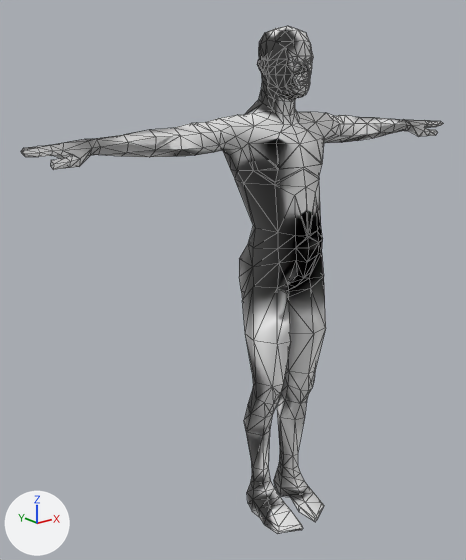
Before and after pictures for a commit that changed the OBJ model models/human_male.obj.
Rendered twice from a camera (50 mm lens) standing at (-14.75, -15.83, 15.8) and looking at (-1.34, 0.93, 9.1). The lights are fixed; the arrows at lower left show +X, +Y and +Z. Mesh edges are drawn as thin lines. Where no turn or scale is listed for an object, it has been applied to the vertices.

Names of what the first picture shows: 'human_male'.
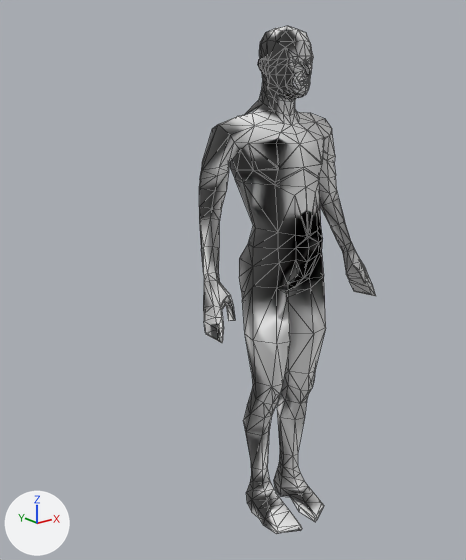
Commit message: Fixed human male

Location of each change, [x1, y1, x2, y2] in pixels of the pictures (466 x 560 px; the box of a moved part takes in the faces that stretch with it):
```json
{"object": "human_male", "change": "reshaped", "before": [21, 26, 444, 533], "after": [199, 26, 376, 534], "on screen": "58% narrower"}
{"part": 1, "of": "me_human_male", "change": "moved or reshaped", "before": [21, 57, 444, 182], "after": [199, 57, 376, 343]}
{"part": 2, "of": "me_human_male", "change": "built on", "before": [288, 260, 307, 290], "after": [288, 260, 307, 290]}
```

Edits to the scene script, one JSON object a line:
```json
{"block": "me_human_male", "where": "# used by ob_human_male; location = (0.0, 0.0, 0.0)"}
{"op": "remove", "block": "me_human_male", "code": "me_human_male.from_pydata(...)  # 712 vertices, 1420 faces; spans x -8.8..8.8, y -1.9..1.3, z 0.0..17.3"}
{"op": "add", "block": "me_human_male", "code": "me_human_male.from_pydata(...)  # 713 vertices, 1422 faces; spans x -3.7..3.7, y -1.9..1.3, z 0.0..17.3"}
{"block": "me_human_male", "change": "me_human_male part 1"}
{"block": "me_human_male", "change": "91 vertices are removed from x -8.8..8.8, y -0.9..0.8, z 13.1..16.3"}
{"block": "me_human_male", "change": "226 faces are deleted"}
{"block": "me_human_male", "change": "4 vertices in x -2.2..2.2, y 0.0..0.8, z 13.7..14.4 move by (0.0, 0.1, -0.1)"}
{"block": "me_human_male", "change": "4 vertices in x -2.4..2.4, y -0.2..0.3, z 14.1..14.6 move by (0.0, 0.1, -0.2)"}
{"block": "me_human_male", "change": "85 vertices move from x -6.8..6.8, y -0.8..0.9, z 13.6..16.2 to x -3.3..3.3, y -0.8..1.1, z 9.6..16.2"}
{"block": "me_human_male", "change": "89 vertices are added at x -3.7..3.7, y -1.4..0.9, z 8.0..16.3"}
{"block": "me_human_male", "change": "222 new faces join them"}
{"block": "me_human_male", "change": "me_human_male part 2"}
{"block": "me_human_male", "change": "9 faces are deleted"}
{"block": "me_human_male", "change": "3 vertices are added at (-0.1, -0.2, 8.7), (0.0, -0.8, 9.0), (0.0, -1.2, 9.4)"}
{"block": "me_human_male", "change": "15 new faces join them"}
```
